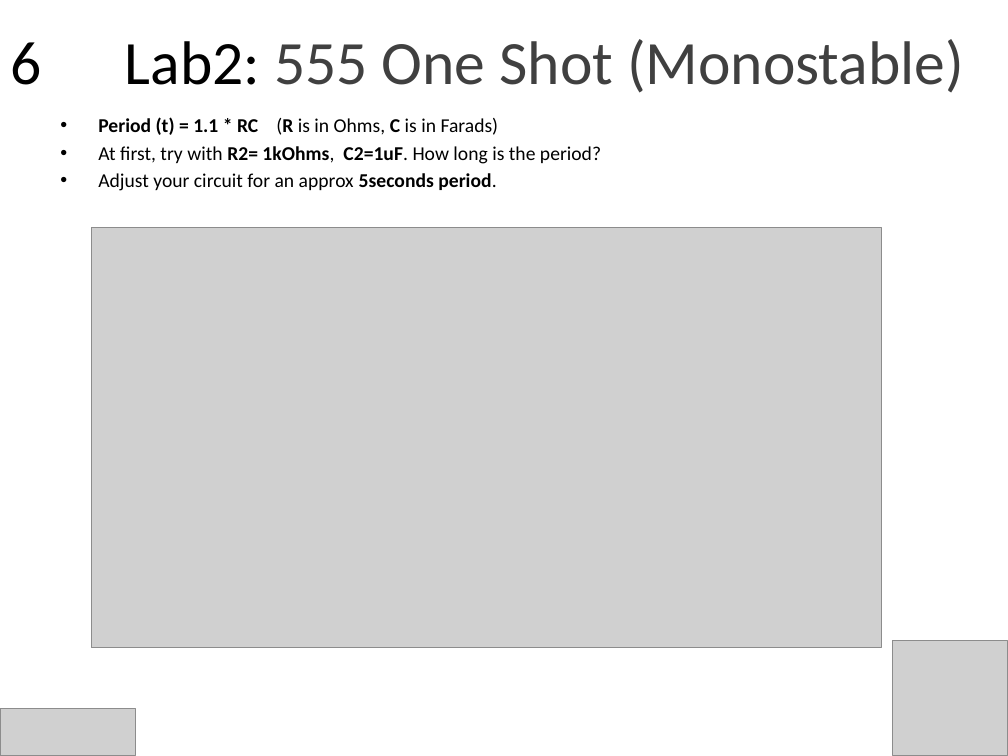
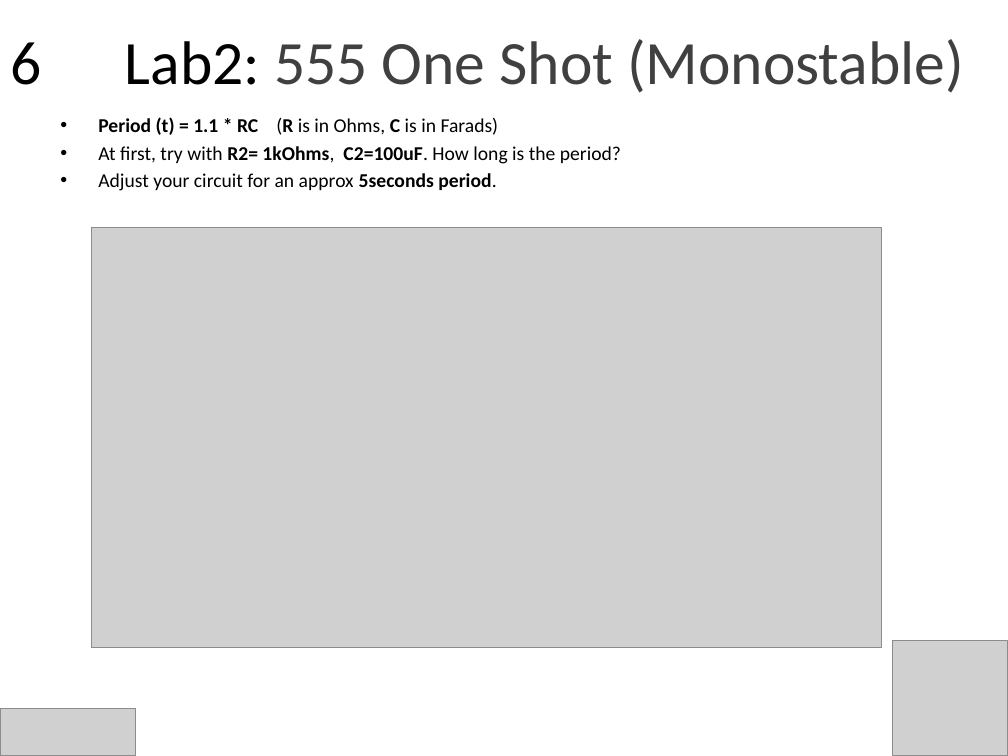
Before and after one commit to HubCityLabs/electronics-workshops-lectures, a slide deck: slide 14 of 100 - Analog Electronics Fundamentals/Analog Electronics Fundamentals 103.pptx. Drawn at 1008x756 pixels with LibreOffice and Linux fonts; fonts in the diff are those of the drawing; grey boxes stand for pictures. Boxes give left, top, right and bottom in pixels: in the first picture for what was removed or moved away, otherwise in the second. Text is boxed around its words. In the diff, an @@ line names an element or a change of style, - is before the commit and + after.

```diff
--- a/100 - Analog Electronics Fundamentals/Analog Electronics Fundamentals 103.pptx
+++ b/100 - Analog Electronics Fundamentals/Analog Electronics Fundamentals 103.pptx
@@ text at bbox=[98, 146, 621, 164]: text changed @@
-• At first, try with R2= 1kOhms, C2=1uF. How long is the period?
+• At first, try with R2= 1kOhms, C2=100uF. How long is the period?
```
Also in this commit, not shown: 4 other files.
